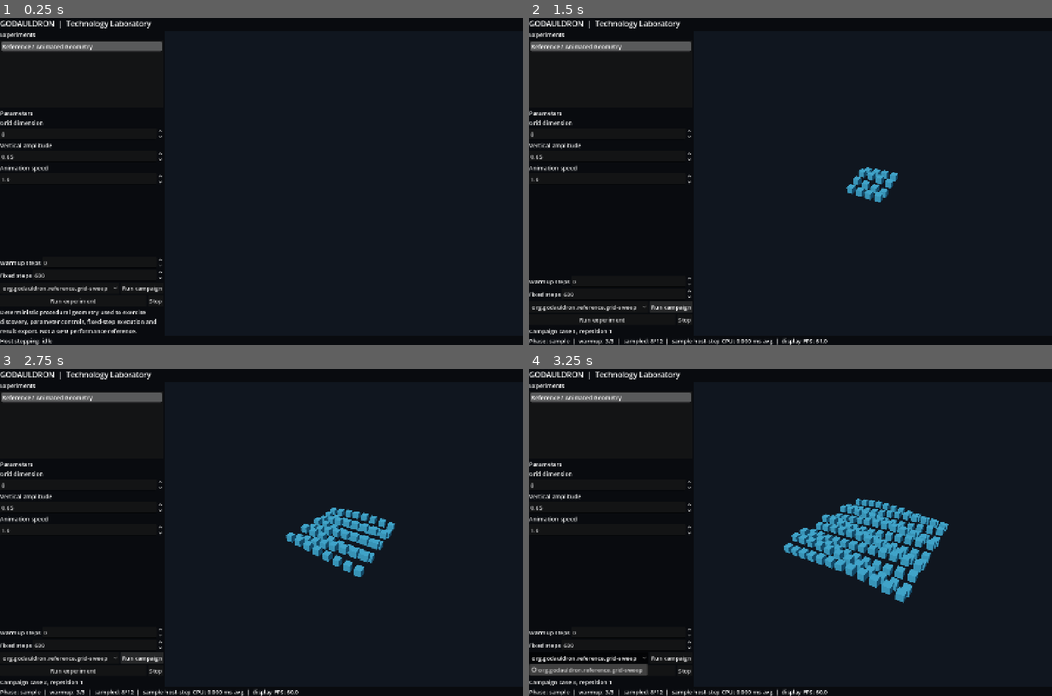
Above: before the commit, frames 1-4 (two rows, left to right).
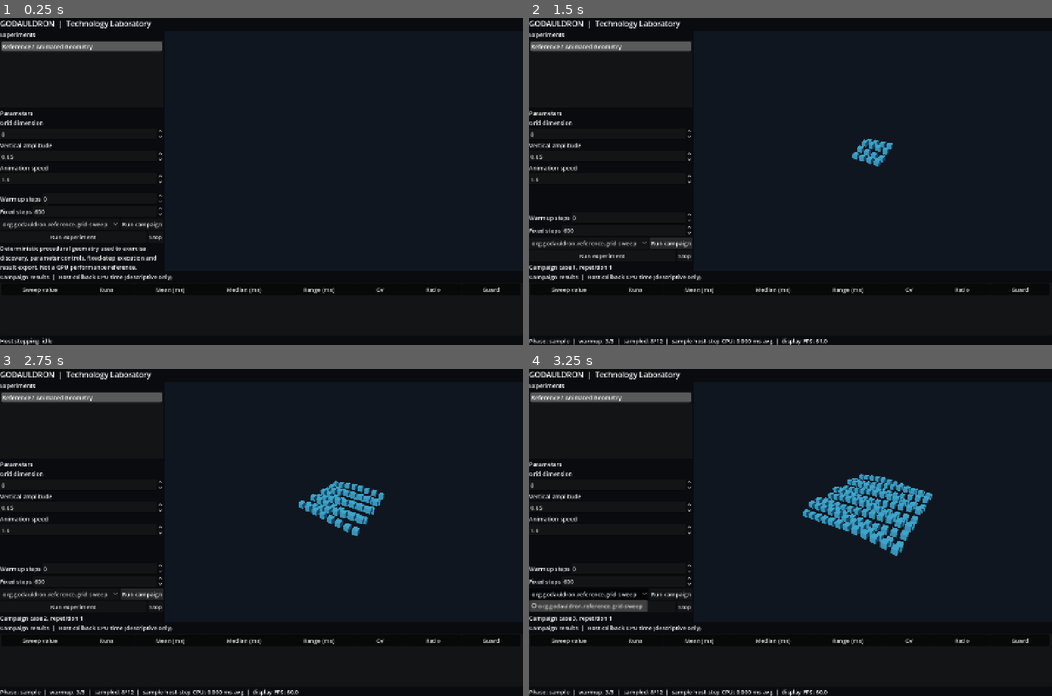
Above: after the commit, the same moments.

Repository: thomthehound/Godauldron
Game: Godot game, scene res://scenes/main.tscn
Two runs of this game, one before a commit and one after it. Both use one fixed random seed, a clock stepped at 60 frames per second and the inputs below.
Inputs:
- Up to frame 1 (0.25 s): no input
- Up to frame 2 (1.5 s): click "Run campaign" at 0.5 s; click "Run campaign" at 1.25 s
- Up to frame 3 (2.75 s): click "Run campaign" at 2 s
- Up to frame 4 (3.25 s): click "org.godauldron.reference.grid…" at 2.75 s

The runs differ from the first frame. In frame 1, 3.1% of the frame differs, in the area x 0-96%, y 54-97%; in frame 2, 3.1%; in frame 3, 5.0%; in frame 4, 8.9%, in the area x 0-96%, y 32-97%.

Commit message:
Present campaign statistics and guarded comparisons (#4)
* Introduce descriptive per-run statistics and opt-in guard evaluations

* Compute campaign dispersion and guarded threshold outcomes from completed repetitions

* Render saved campaign comparisons in application results table

* Regression-test campaign statistics, results UI and guard classification

* Document campaign dispersion, results table and optional engineering guard

* Show run-to-run variation alongside campaign ratios

* Clear previous experiment comparisons on selection change

* Verify persisted campaign metrics before clearing experiment selection

Diff:
--- /dev/null
+++ b/scripts/campaign_statistics.gd
@@ -0,0 +1,56 @@
+extends RefCounted
+## Descriptive analysis of independent run-level host callback timing.
+## No inferential statistics, device timing, or claim of comparable workloads.
+
+static func describe(samples: Array[float]) -> Dictionary:
+	if samples.is_empty():
+		return {
+			"count": 0, "mean": null, "median": null, "minimum": null,
+			"maximum": null, "population_stddev": null, "coefficient_of_variation": null
+		}
+	var ordered: Array[float] = samples.duplicate()
+	ordered.sort()
+	var total: float = 0.0
+	for sample in ordered:
+		total += sample
+	var count: int = ordered.size()
+	var mean: float = total / float(count)
+	var median: float = ordered[count / 2] if count % 2 == 1 else \
+		(ordered[count / 2 - 1] + ordered[count / 2]) / 2.0
+	var squared_deviation: float = 0.0
+	for sample in ordered:
+		squared_deviation += (sample - mean) * (sample - mean)
+	var deviation: float = sqrt(squared_deviation / float(count))
+	return {
+		"count": count,
+		"mean": mean,
+		"median": median,
+		"minimum": ordered[0],
+		"maximum": ordered[count - 1],
+		"population_stddev": deviation,
+		"coefficient_of_variation": deviation / mean if mean > 0.0 else null
+	}
+
+
+static func evaluate_guard(case_summary: Dictionary, baseline_summary: Dictionary, policy: Dictionary) -> String:
+	# These are explicitly configured engineering limits, not p-values or
+	# claims of statistically significant change.
+	if policy.is_empty():
+		return "not_configured"
+	var minimum: int = int(policy["min_repetitions"])
+	if int(case_summary["completed_repetitions"]) != int(case_summary["requested_repetitions"]) or \
+			int(baseline_summary["completed_repetitions"]) != int(baseline_summary["requested_repetitions"]) or \
+			int(case_summary["completed_repetitions"]) < minimum or \
+			int(baseline_summary["completed_repetitions"]) < minimum:
+		return "insufficient_data"
+	var ratio: Variant = case_summary["relative_to_baseline"]
+	if ratio == null:
+		return "unavailable"
+	var case_cv: Variant = case_summary["coefficient_of_variation"]
+	var baseline_cv: Variant = baseline_summary["coefficient_of_variation"]
+	if case_cv == null or baseline_cv == null:
+		return "unavailable"
+	var maximum_cv: float = float(policy["max_coefficient_of_variation"])
+	if float(case_cv) > maximum_cv or float(baseline_cv) > maximum_cv:
+		return "unstable"
+	return "over_limit" if float(ratio) > float(policy["max_ratio"]) else "within_limit"
--- a/scripts/experiment_campaign.gd
+++ b/scripts/experiment_campaign.gd
@@ -4,6 +4,7 @@
 
 const MAX_CASES := 32
 const MAX_RUNS := 128
+const Stats = preload("res://scripts/campaign_statistics.gd")
 
 var _plan: Dictionary = {}
 var _cases: Array[Dictionary] = []
@@ -88,6 +89,22 @@
 	var baseline: Variant = plan.get("baseline_index", 0)
 	if not _json_integer(baseline) or typeof(values) != TYPE_ARRAY or baseline < 0 or baseline >= values.size():
 		errors.append("baseline_index must identify a sweep value")
+	if plan.has("regression_guard"):
+		var policy: Variant = plan["regression_guard"]
+		if typeof(policy) != TYPE_DICTIONARY:
+			errors.append("regression_guard must be an object")
+		else:
+			var limit: Variant = policy.get("max_ratio")
+			var count: Variant = policy.get("min_repetitions")
+			var cv: Variant = policy.get("max_coefficient_of_variation")
+			if typeof(limit) not in [TYPE_INT, TYPE_FLOAT] or not is_finite(float(limit)) or 					float(limit) <= 0.0:
+				errors.append("regression_guard.max_ratio must be a positive finite number")
+			if not _json_integer(count) or count < 2 or count > MAX_RUNS:
+				errors.append("regression_guard.min_repetitions must be an integer from 2 to 128")
+			if typeof(cv) not in [TYPE_INT, TYPE_FLOAT] or not is_finite(float(cv)) or 					float(cv) <= 0.0 or float(cv) > 1.0:
+				errors.append("regression_guard.max_coefficient_of_variation must be in (0, 1]")
+			if _json_integer(count) and _json_integer(repeats) and count > repeats:
+				errors.append("regression_guard.min_repetitions exceeds campaign repetitions")
 	return errors
 
 
@@ -154,30 +171,40 @@
 			if int(entry["case_index"]) == i:
 				result_paths.append(String(entry["result_path"]))
 				if bool(entry["completed"]):
-					times.append(float(entry["mean_host_cpu_usec"]))
-		var mean: Variant = null
-		if not times.is_empty():
-			var total: float = 0.0
-			for sample in times:
-				total += sample
-			mean = total / float(times.size())
+					var timing: float = float(entry["mean_host_cpu_usec"])
+					if is_finite(timing) and timing >= 0.0:
+						times.append(timing)
+		var descriptive: Dictionary = Stats.describe(times)
 		summaries.append({
 			"axis_value": axis["values"][i],
 			"completed_repetitions": times.size(),
 			"requested_repetitions": int(_plan.get("repetitions", 1)),
-			"mean_host_step_cpu_usec": mean,
+			"mean_host_step_cpu_usec": descriptive["mean"],
+			"median_host_step_cpu_usec": descriptive["median"],
+			"minimum_host_step_cpu_usec": descriptive["minimum"],
+			"maximum_host_step_cpu_usec": descriptive["maximum"],
+			"population_stddev_host_step_cpu_usec": descriptive["population_stddev"],
+			"coefficient_of_variation": descriptive["coefficient_of_variation"],
 			"relative_to_baseline": null,
+			"guard_status": "not_configured",
 			"report_paths": result_paths
 		})
 	var baseline_index: int = int(_plan.get("baseline_index", 0))
-	var baseline: Variant = summaries[baseline_index]["mean_host_step_cpu_usec"]
-	# No ratio until the entire baseline and compared case are complete.
+	var baseline_summary: Dictionary = summaries[baseline_index]
+	var baseline: Variant = baseline_summary["mean_host_step_cpu_usec"]
+	# Incomplete cases never acquire a misleading baseline ratio or verdict.
 	if baseline != null and float(baseline) > 0.0:
 		for item in summaries:
 			if item["mean_host_step_cpu_usec"] != null and \
 					int(item["completed_repetitions"]) == int(item["requested_repetitions"]) and \
-					int(summaries[baseline_index]["completed_repetitions"]) == int(summaries[baseline_index]["requested_repetitions"]):
+					int(baseline_summary["completed_repetitions"]) == int(baseline_summary["requested_repetitions"]):
 				item["relative_to_baseline"] = float(item["mean_host_step_cpu_usec"]) / float(baseline)
+	var policy: Dictionary = _plan.get("regression_guard", {})
+	for i in range(summaries.size()):
+		if i == baseline_index:
+			summaries[i]["guard_status"] = "baseline"
+		else:
+			summaries[i]["guard_status"] = Stats.evaluate_guard(summaries[i], baseline_summary, policy)
 	return {
 		"schema_version": 1,
 		"campaign_id": String(_plan.get("id", "")),
@@ -188,8 +215,9 @@
 		"axis": axis.duplicate(true),
 		"baseline_index": baseline_index,
 		"case_summaries": summaries,
+		"regression_guard": policy.duplicate(true),
 		"comparison_metric": "mean host-step CPU wall microseconds per fixed step",
-		"comparison_note": "Descriptive CPU callback timing only; not a GPU measure or statistically significant regression test.",
+		"comparison_note": "Descriptive CPU callback timing and optional engineering guard limits only; not a GPU measure, confidence interval, or statistically significant regression test.",
 		"engine": Engine.get_version_info(),
 		"os": OS.get_name(),
 		"timestamp": Time.get_datetime_string_from_system()
--- a/scripts/laboratory.gd
+++ b/scripts/laboratory.gd
@@ -22,6 +22,7 @@
 var _warmup_steps: SpinBox
 var _campaign_picker: OptionButton
 var _campaign_button: Button
+var _comparison_table: Tree
 var _campaign_plans: Array[Dictionary] = []
 var _campaign: RefCounted = null
 var _last_campaign_report_path: String = ""
@@ -147,6 +148,21 @@
 	content.add_child(viewport_container)
 	viewport_container.add_child(_viewport)
 
+	var comparison_panel := VBoxContainer.new()
+	root.add_child(comparison_panel)
+	var comparison_title := Label.new()
+	comparison_title.text = "Campaign results  |  Host callback CPU time (descriptive only)"
+	comparison_panel.add_child(comparison_title)
+	_comparison_table = Tree.new()
+	_comparison_table.columns = 8
+	_comparison_table.hide_root = true
+	_comparison_table.column_titles_visible = true
+	_comparison_table.custom_minimum_size = Vector2(0, 145)
+	var column_names := ["Sweep value", "Runs", "Mean (ms)", "Median (ms)", "Range (ms)", "CV", "Ratio", "Guard"]
+	for i in range(column_names.size()):
+		_comparison_table.set_column_title(i, column_names[i])
+	comparison_panel.add_child(_comparison_table)
+
 	_telemetry = Label.new()
 	_telemetry.text = "Host stepping: idle"
 	root.add_child(_telemetry)
@@ -176,6 +192,11 @@
 func _select_experiment(index: int) -> void:
 	if _has_active_run():
 		_finish_run(false)
+	# Saved reports survive the switch, but their visual presentation belongs
+	# to the previous experiment and must not be attributed to the new one.
+	_comparison_table.clear()
+	_last_campaign_report_path = ""
+	_last_campaign_summary.clear()
 	if _active_scene != null:
 		_viewport.remove_child(_active_scene)
 		_active_scene.queue_free()
@@ -247,6 +268,7 @@
 	_campaign = ExperimentCampaign.new()
 	_last_campaign_report_path = ""
 	_last_campaign_summary.clear()
+	_comparison_table.clear()
 	var errors: PackedStringArray = _campaign.configure(
 		_campaign_plans[_campaign_picker.selected], _manifest
 	)
@@ -271,6 +293,7 @@
 
 func _finish_campaign(completed: bool) -> void:
 	_last_campaign_summary = _campaign.summary(completed)
+	_show_comparison(_last_campaign_summary)
 	var path: String = _save_report(_last_campaign_summary, "campaign_" + String(_last_campaign_summary["campaign_id"]))
 	_last_campaign_report_path = path
 	_campaign = null
@@ -279,6 +302,29 @@
 		_status.text = "Campaign summary NOT saved: " + _status.text
 		return
 	_status.text = ("Campaign complete" if completed else "Campaign cancelled") + ": " + path
+
+
+func _show_comparison(summary: Dictionary) -> void:
+	_comparison_table.clear()
+	var root_item: TreeItem = _comparison_table.create_item()
+	for entry in summary.get("case_summaries", []):
+		var item: TreeItem = _comparison_table.create_item(root_item)
+		item.set_text(0, str(entry["axis_value"]))
+		item.set_text(1, "%d/%d" % [int(entry["completed_repetitions"]), int(entry["requested_repetitions"])])
+		for column in [2, 3]:
+			var field: String = "mean_host_step_cpu_usec" if column == 2 else "median_host_step_cpu_usec"
+			var value: Variant = entry[field]
+			item.set_text(column, "—" if value == null else "%.4f" % [float(value) / 1000.0])
+		var minimum: Variant = entry["minimum_host_step_cpu_usec"]
+		var maximum: Variant = entry["maximum_host_step_cpu_usec"]
+		item.set_text(4, "—" if minimum == null or maximum == null else \
+			"%.4f–%.4f" % [float(minimum) / 1000.0, float(maximum) / 1000.0])
+		var variation: Variant = entry["coefficient_of_variation"]
+		item.set_text(5, "—" if variation == null else "%.1f%%" % [float(variation) * 100.0])
+		var ratio: Variant = entry["relative_to_baseline"]
+		item.set_text(6, "—" if ratio == null else "%.3fx" % float(ratio))
+		var status: String = String(entry["guard_status"])
+		item.set_text(7, "Descriptive" if status == "not_configured" else status.replace("_", " ").capitalize())
 
 
 func _collect_parameters() -> Dictionary:
--- /dev/null
+++ b/tests/analysis_smoke.gd
@@ -0,0 +1,117 @@
+extends SceneTree
+## Deterministic tests on synthetic host callback timing, not GPU measurements.
+
+const Stats = preload("res://scripts/campaign_statistics.gd")
+const Campaign = preload("res://scripts/experiment_campaign.gd")
+
+func _initialize() -> void:
+	call_deferred("_verify")
+
+func _fail(message: String) -> void:
+	push_error(message)
+	quit(1)
+
+func _nearly(a: float, b: float) -> bool:
+	return absf(a - b) < 0.00001
+
+func _synthetic_run(plan: Dictionary, manifest: Dictionary, first_case: Array[float], second_case: Array[float]) -> Dictionary:
+	var campaign := Campaign.new()
+	var errors: PackedStringArray = campaign.configure(plan, manifest)
+	if not errors.is_empty():
+		_fail("Synthetic campaign is invalid: " + ", ".join(errors))
+		return {}
+	for case_times in [first_case, second_case]:
+		for elapsed in case_times:
+			if not campaign.is_active():
+				_fail("Synthetic campaign ran out of cases")
+				return {}
+			campaign.record({"completed": true, "host_step_cpu_wall_usec_mean": elapsed}, "synthetic-only")
+	return campaign.summary(true)
+
+func _verify() -> void:
+	var values: Array[float] = [8.0, 2.0, 10.0, 4.0]
+	var stats: Dictionary = Stats.describe(values)
+	if int(stats["count"]) != 4 or not _nearly(float(stats["mean"]), 6.0) or \
+			not _nearly(float(stats["median"]), 6.0) or \
+			not _nearly(float(stats["minimum"]), 2.0) or \
+			not _nearly(float(stats["maximum"]), 10.0) or \
+			not _nearly(float(stats["population_stddev"]), sqrt(10.0)):
+		_fail("Descriptive statistics are incorrect")
+		return
+	var empty: Dictionary = Stats.describe([])
+	if empty["mean"] != null or empty["median"] != null:
+		_fail("Missing data was turned into zero measurements")
+		return
+
+	var manifest: Variant = JSON.parse_string(FileAccess.get_file_as_string("res://experiments/reference/manifest.json"))
+	var loaded: Variant = JSON.parse_string(FileAccess.get_file_as_string("res://campaigns/reference-grid.json"))
+	if typeof(manifest) != TYPE_DICTIONARY or typeof(loaded) != TYPE_DICTIONARY:
+		_fail("Synthetic inputs are invalid")
+		return
+	var plan: Dictionary = loaded.duplicate(true)
+	plan["axis"] = {"parameter": "grid", "values": [4, 8]}
+	plan["baseline_index"] = 0
+	plan["repetitions"] = 5
+	plan["regression_guard"] = {
+		"max_ratio": 1.1,
+		"min_repetitions": 5,
+		"max_coefficient_of_variation": 0.15
+	}
+	var invalid: Dictionary = plan.duplicate(true)
+	invalid["regression_guard"]["min_repetitions"] = 1
+	if Campaign.validate(invalid, manifest).is_empty():
+		_fail("A single repetition was accepted as sufficient")
+		return
+	invalid = plan.duplicate(true)
+	invalid["regression_guard"]["max_coefficient_of_variation"] = 0.0
+	if Campaign.validate(invalid, manifest).is_empty():
+		_fail("Zero variation limit was accepted")
+		return
+	invalid = plan.duplicate(true)
+	invalid["regression_guard"]["min_repetitions"] = 6
+	if Campaign.validate(invalid, manifest).is_empty():
+		_fail("Minimum repetition count greater than repetitions was accepted")
+		return
+
+	var baseline: Array[float] = [10.0, 10.0, 10.0, 10.0, 10.0]
+	var comparison: Array[float] = [12.0, 12.0, 12.0, 12.0, 12.0]
+	var report: Dictionary = _synthetic_run(plan, manifest, baseline, comparison)
+	if report.is_empty():
+		return
+	if String(report["case_summaries"][0]["guard_status"]) != "baseline" or \
+			String(report["case_summaries"][1]["guard_status"]) != "over_limit" or \
+			not _nearly(float(report["case_summaries"][1]["relative_to_baseline"]), 1.2):
+		_fail("Stable over-limit samples were incorrectly classified")
+		return
+	comparison = [10.5, 10.5, 10.5, 10.5, 10.5]
+	report = _synthetic_run(plan, manifest, baseline, comparison)
+	if String(report["case_summaries"][1]["guard_status"]) != "within_limit":
+		_fail("Stable within-limit samples were incorrectly classified")
+		return
+	comparison = [12.0, 25.0, 12.0, 25.0, 12.0]
+	report = _synthetic_run(plan, manifest, baseline, comparison)
+	if String(report["case_summaries"][1]["guard_status"]) != "unstable":
+		_fail("Unstable samples yielded a false definitive result")
+		return
+
+	var unfinished := Campaign.new()
+	if not unfinished.configure(plan, manifest).is_empty():
+		_fail("Could not configure partial campaign")
+		return
+	for elapsed in baseline:
+		unfinished.record({"completed": true, "host_step_cpu_wall_usec_mean": elapsed}, "synthetic-only")
+	unfinished.record({"completed": true, "host_step_cpu_wall_usec_mean": 20.0}, "synthetic-only")
+	var partial: Dictionary = unfinished.summary(false)
+	if partial["case_summaries"][1]["relative_to_baseline"] != null or \
+			String(partial["case_summaries"][1]["guard_status"]) != "insufficient_data":
+		_fail("Incomplete campaigns generated unsupported verdicts")
+		return
+
+	plan.erase("regression_guard")
+	report = _synthetic_run(plan, manifest, baseline, baseline)
+	if String(report["case_summaries"][1]["guard_status"]) != "not_configured":
+		_fail("Campaigns must remain descriptive by default")
+		return
+
+	print("Godauldron analysis smoke passed: statistics, guard limits and insufficient data")
+	quit(0)
--- a/tests/campaign_smoke.gd
+++ b/tests/campaign_smoke.gd
@@ -85,13 +85,31 @@
 		_fail("No aggregate campaign report was exported")
 		return
 	var summaries: Array = summary.get("case_summaries", [])
+	var results_tree: Tree = host.get("_comparison_table") as Tree
+	if results_tree == null or results_tree.get_root() == null:
+		_fail("Host did not render the comparison table")
+		return
+	var displayed: int = 0
+	var displayed_item: TreeItem = results_tree.get_root().get_first_child()
+	while displayed_item != null:
+		displayed += 1
+		if displayed_item.get_text(2).is_empty() or displayed_item.get_text(5).is_empty() or displayed_item.get_text(6).is_empty():
+			_fail("Displayed results contain empty values")
+			return
+		displayed_item = displayed_item.get_next()
+	if displayed != 3:
+		_fail("Campaign table omitted sweep cases")
+		return
 	if summaries.size() != 3 or int(summary.get("baseline_index", -1)) != 1:
 		_fail("Campaign case summaries or baseline index are incorrect")
 		return
 	for i in range(3):
 		var item: Dictionary = summaries[i]
-		if int(item.get("completed_repetitions", -1)) != 2 or item.get("relative_to_baseline") == null:
-			_fail("Case missing complete samples or baseline ratio")
+		if int(item.get("completed_repetitions", -1)) != 2 or item.get("relative_to_baseline") == null or 				item.get("median_host_step_cpu_usec") == null or 				item.get("coefficient_of_variation") == null:
+			_fail("Case missing complete descriptive statistics")
+			return
+		if String(item.get("guard_status", "")) != ("baseline" if i == 1 else "not_configured"):
+			_fail("Reference campaign must remain descriptive")
 			return
 		var expected_grid: int = int(plan["axis"]["values"][i])
 		var reports: Array = item["report_paths"]
@@ -109,6 +127,16 @@
 			if int(report["steps"]) != 12 or int(report["warmup_steps"]) != 3:
 				_fail("Campaign did not respect its configured run phases")
 				return
+
+	# Re-selecting the current experiment follows the same teardown path as
+	# changing to a different one. Results must not leak into the new selection.
+	host.call("_select_experiment", 0)
+	if results_tree.get_root() != null or not (host.get("_last_campaign_summary") as Dictionary).is_empty() or 			not String(host.get("_last_campaign_report_path")).is_empty():
+		_fail("A new experiment selection retained the previous campaign's results")
+		return
+	if not FileAccess.file_exists(path):
+		_fail("Changing experiments must not delete persisted campaign reports")
+		return
 
 	# Cancellation cannot silently continue remaining cases or produce a complete summary.
 	host.call("_start_campaign")
Not shown, changed: .github/workflows/validate.yml
Not shown, changed: README.md
Not shown, changed: docs/CAMPAIGNS.md
Not shown, changed: docs/ROADMAP.md
